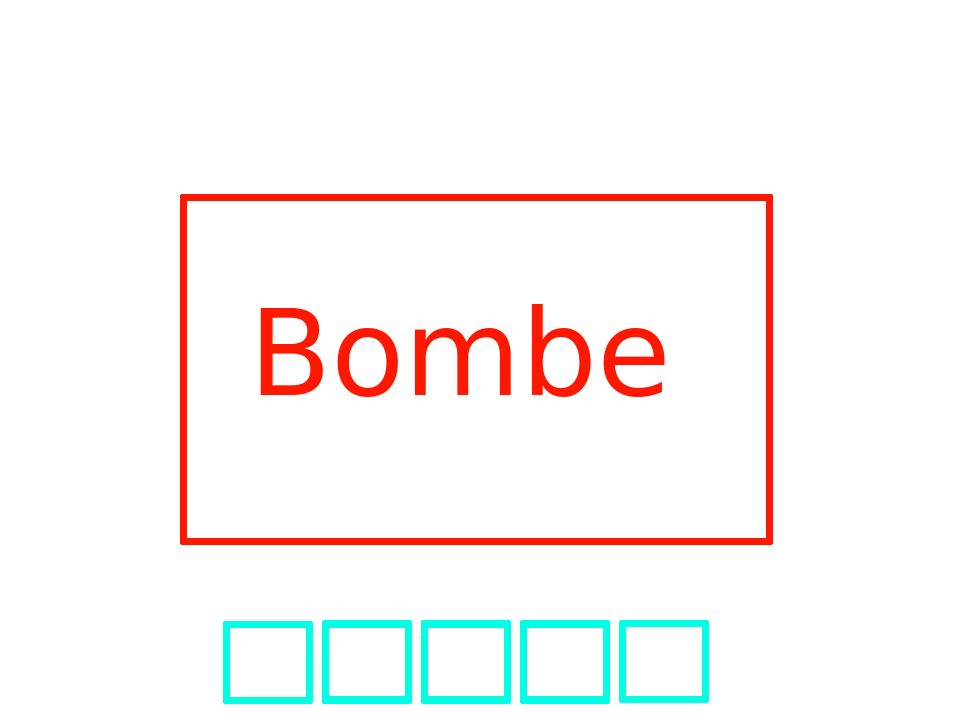
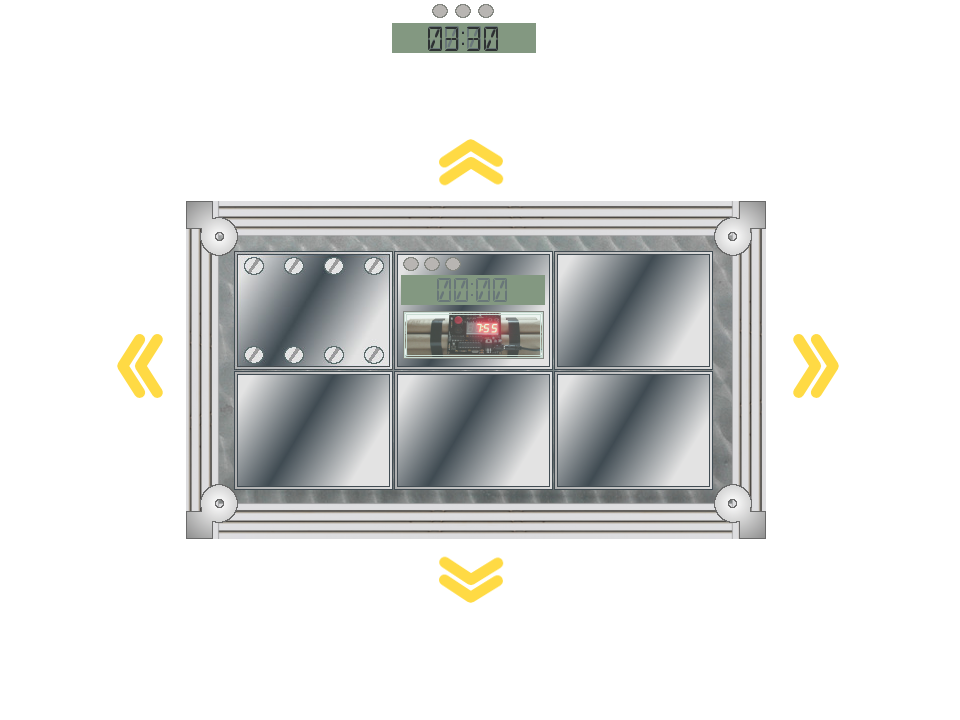
Two versions of the same layered image (960 × 720). Layer-by-layer changes:
added layer "Nouvelle interface" above "module.jpg" over [392, 4, 536, 53]
added layer "module.jpg" above "module_bomb.png" over [234, 251, 393, 370]
added layer "module_bomb.png" above "module_plan" over [394, 251, 553, 370]
added layer "module_plan" above "source #1" over [234, 251, 713, 490]
added group "face" with 5 layers in group "source #1" over [186, 139, 766, 539]
added layer "details" in group "face" over [186, 201, 766, 539]
added layer "details02" in group "face" over [186, 201, 766, 539]
added layer "Texture" in group "face" over [186, 201, 766, 539]
showed "arrow", painted on it over [117, 139, 839, 603]
hid "widget" over [223, 620, 709, 704]
hid "source" over [180, 194, 773, 545]
hid "Arrière-plan" over [117, 4, 839, 704]
